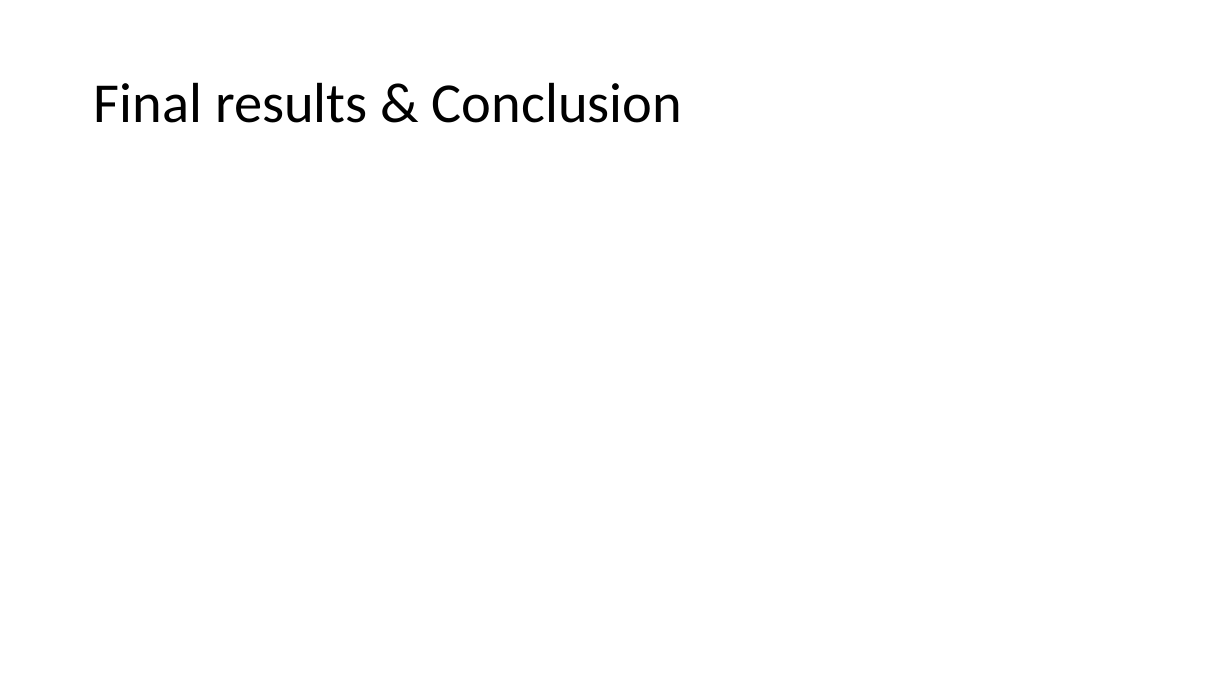
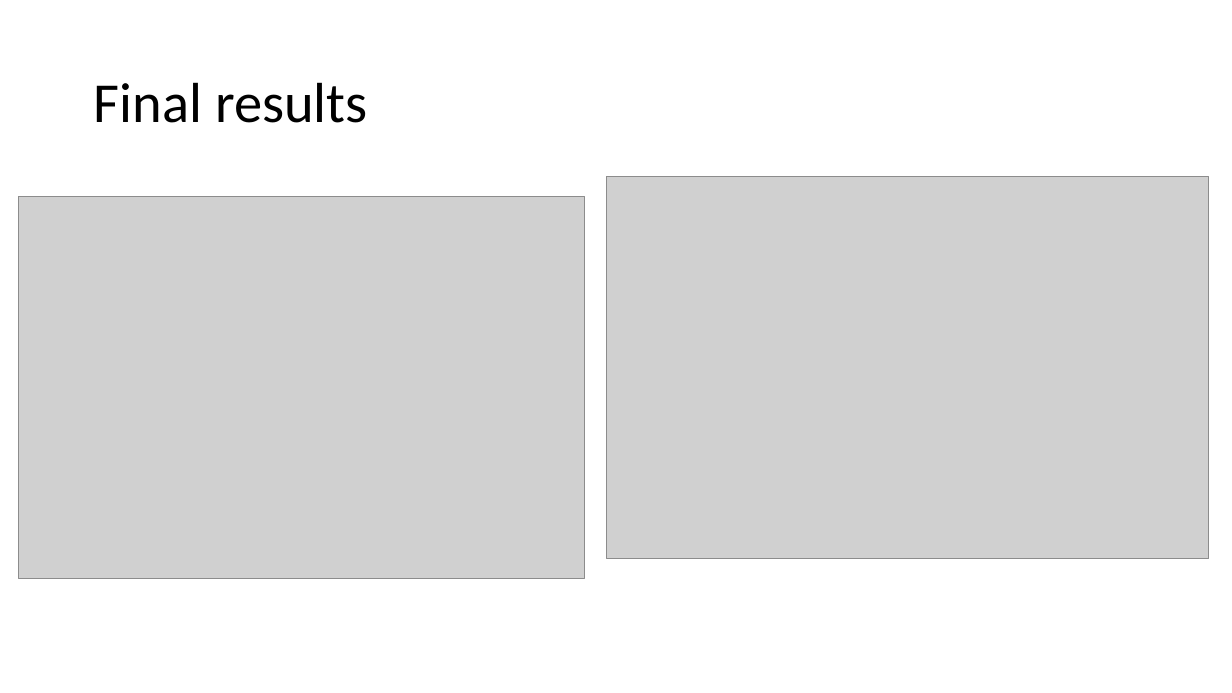
Before and after one commit to lcolbois/aasp-noise-red, a slide deck: slide 12 of presentation.pptx (slide 10 before the commit). Drawn at 1232x693 pixels with LibreOffice and Linux fonts; fonts in the diff are those of the drawing; grey boxes stand for pictures. Boxes give left, top, right and bottom in pixels: in the first picture for what was removed or moved away, otherwise in the second. Text is boxed around its words. In the diff, an @@ line names an element or a change of style, - is before the commit and + after.

```diff
--- a/presentation.pptx
+++ b/presentation.pptx
@@ title at bbox=[94, 82, 368, 123]: text changed @@
-Final results & Conclusion
+Final results
@@ picture added at bbox=[606, 177, 1209, 559] @@
@@ picture added at bbox=[18, 196, 585, 579] @@
```
Also in this commit, not shown: 3 other slides changed, 4 slides added, 7 other files.
